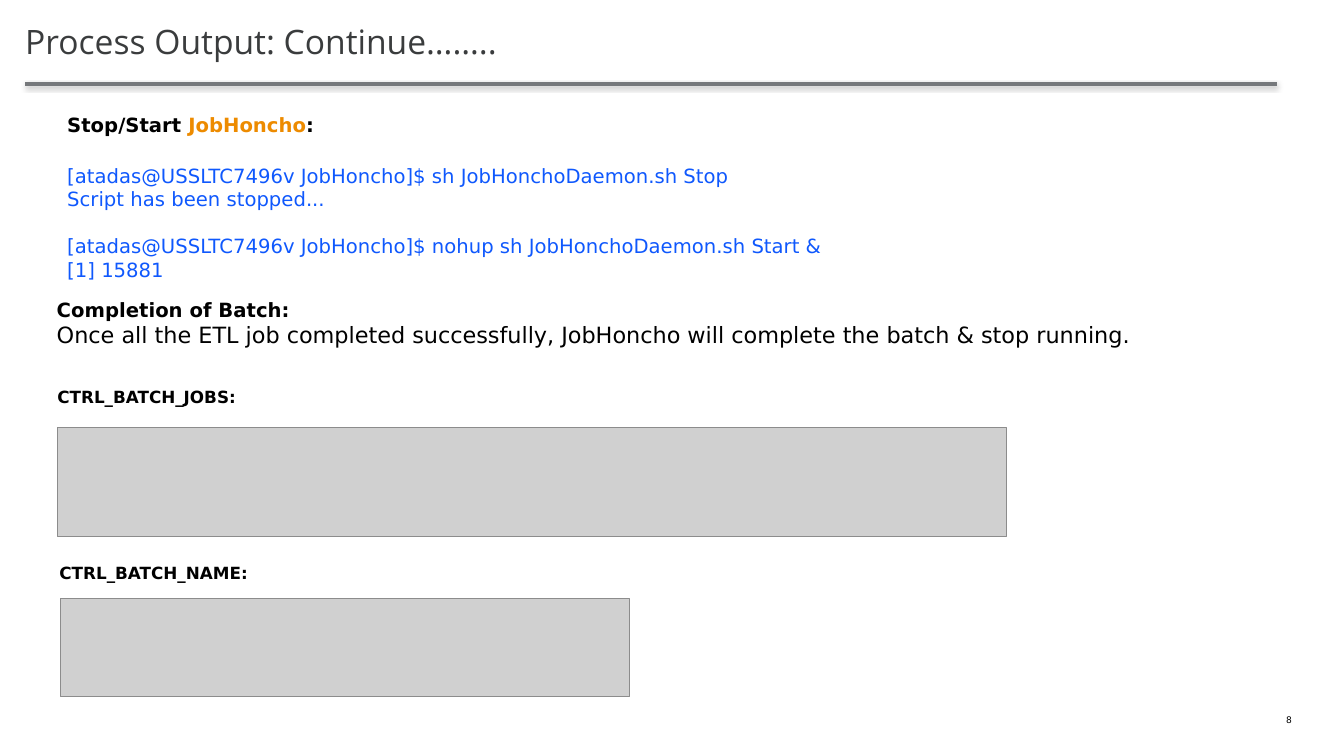
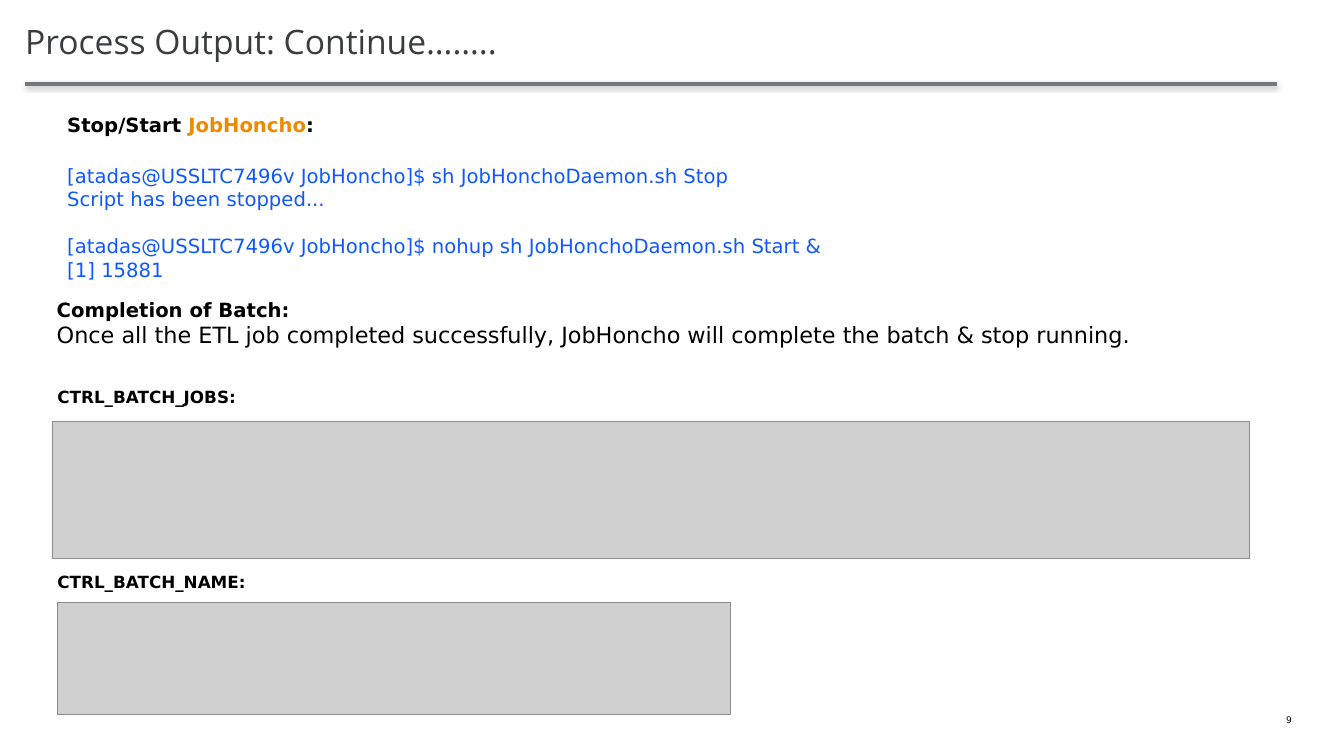
Before and after one commit to atadas10/JobHoncho, a slide deck: slide 9 of JobHoncho.pptx (slide 8 before the commit). Drawn at 1344x756 pixels with LibreOffice and Linux fonts; fonts in the diff are those of the drawing; grey boxes stand for pictures. Boxes give left, top, right and bottom in pixels: in the first picture for what was removed or moved away, otherwise in the second. Text is boxed around its words. In the diff, an @@ line names an element or a change of style, - is before the commit and + after.

```diff
--- a/JobHoncho.pptx
+++ b/JobHoncho.pptx
@@ picture resized from (x1=57, y1=427, x2=1007, y2=536) to (x1=52, y1=421, x2=1250, y2=559) @@
@@ text "CTRL_BATCH_NAME:" moved from (x1=59, y1=566, x2=247, y2=583) to (x1=57, y1=575, x2=245, y2=592) @@
@@ picture resized from (x1=60, y1=599, x2=630, y2=697) to (x1=57, y1=602, x2=731, y2=714) @@
```
Also in this commit, not shown: 7 other slides changed, 2 slides added.
